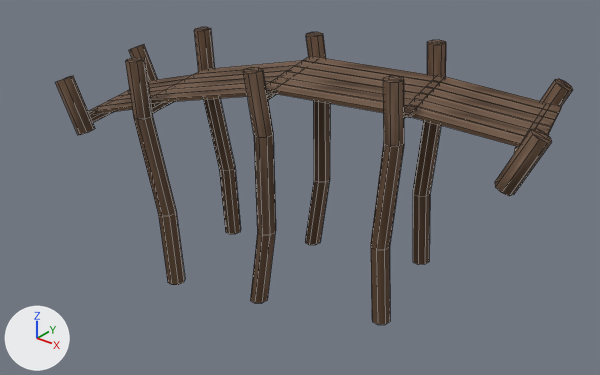
Two versions of the FBX model Assets/Art/Models/environments/objects/bridge.fbx, one commit apart.
One viewpoint serves both versions: a camera (50 mm lens) standing at (8.21, -10.37, 5.15) and looking at (0.42, -0.63, -0.9). The axes (+X, +Y, +Z) are drawn at lower left. The lights are the same throughout. Mesh edges are drawn as thin lines. Where no turn or scale is listed for an object, it has been applied to the vertices. Vertices at the same position are counted once.

Objects in the first picture: 'bridge'.
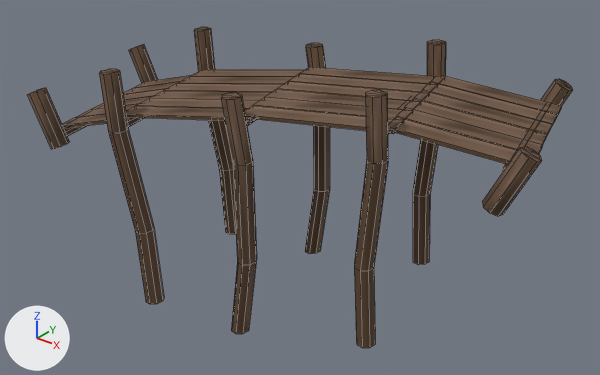
Boxes [x1, y1, x2, y2] around the edits, measured in the pictures (600 x 375 px; the box of a moved part takes in the faces that stretch with it):
'bridge', reshaped (8% taller): before [55, 27, 573, 325]; after [27, 27, 573, 348]
part 1 of me_cylinder_006, moved or reshaped: before [243, 67, 276, 303]; after [221, 93, 257, 334]
part 2 of me_cylinder_006, moved or reshaped: before [125, 57, 185, 285]; after [99, 69, 164, 304]
part 3 of me_cylinder_006, moved or reshaped: before [371, 76, 404, 325]; after [354, 90, 388, 348]
part 4 of me_cylinder_006, moved or reshaped: before [55, 76, 95, 135]; after [27, 88, 69, 149]
part 5 of me_cylinder_006, moved or reshaped: before [495, 129, 552, 196]; after [483, 146, 542, 216]
part 6 of me_cylinder_006, moved or reshaped: before [305, 32, 330, 245]; after [305, 43, 330, 254]
part 7 of me_cylinder_006, moved or reshaped: before [88, 56, 562, 154]; after [62, 67, 562, 173]

What changed in the scene script:
```text
Change me_cylinder_006:
    used by ob_bridge; location = (0.0, 0.0, 0.0)
    remove me_cylinder_006.from_pydata(...)  # 568 vertices, 480 faces; spans x -3.97..4.43, y -2.54..1.92, z -2.88..1.42
    add me_cylinder_006.from_pydata(...)  # 568 vertices, 480 faces; spans x -3.97..4.59, y -3.19..1.92, z -2.97..1.42
    me_cylinder_006 part 1: the loose piece of 32 vertices spanning x 0.02..0.52, y -1.6..-1.24, z -2.78..1.3 is moved by (0.15, -0.66, -0.19)
    me_cylinder_006 part 2: the loose piece of 32 vertices spanning x -2.07..-1.31, y -2.09..-1.67, z -2.88..1.17 is moved by (0.15, -0.66, 0.0)
    me_cylinder_006 part 3: the loose piece of 32 vertices spanning x 2.02..2.45, y -0.99..-0.65, z -2.65..1.42 is moved by (0.15, -0.66, 0.0)
    me_cylinder_006 part 4: the loose piece of 16 vertices spanning x -3.4..-2.77, y -2.54..-2.15, z -0.27..0.74 is moved by (0.15, -0.66, 0.0)
    me_cylinder_006 part 5: the loose piece of 16 vertices spanning x 3.76..4.43, y -0.57..-0.17, z -0.01..0.99 is moved by (0.15, -0.66, 0.0)
    me_cylinder_006 part 6: the loose piece of 32 vertices spanning x -0.48..0.02, y 0.54..0.9, z -2.78..1.3 is moved by (0.0, 0.0, -0.19)
    me_cylinder_006 part 7: 248 of 568 vertices moved; they spanned x -3.62..4.26, y -2.28..1.61, z -0.14..0.96 and now span x -3.61..4.41, y -2.93..1.65, z -0.14..0.92; mean shift (0.09, -0.37, -0.06); largest move (0.35, -1.23, 0.94) -> (0.5, -1.9, 0.75)
```
